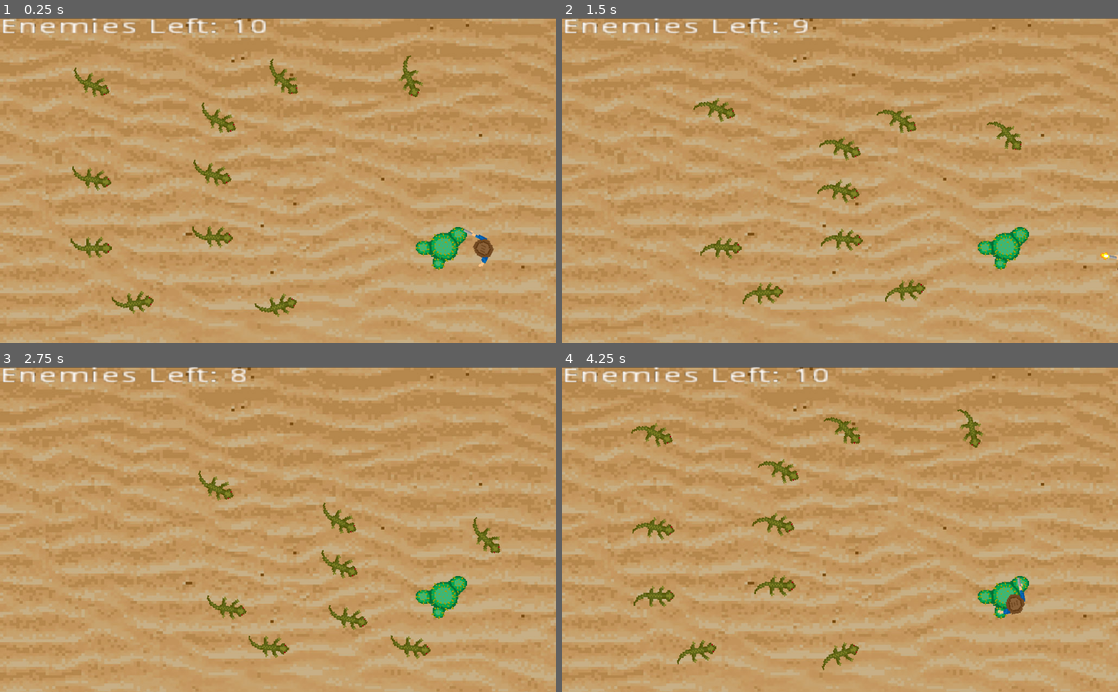
Above: before the commit, frames 1-4 (two rows, left to right).
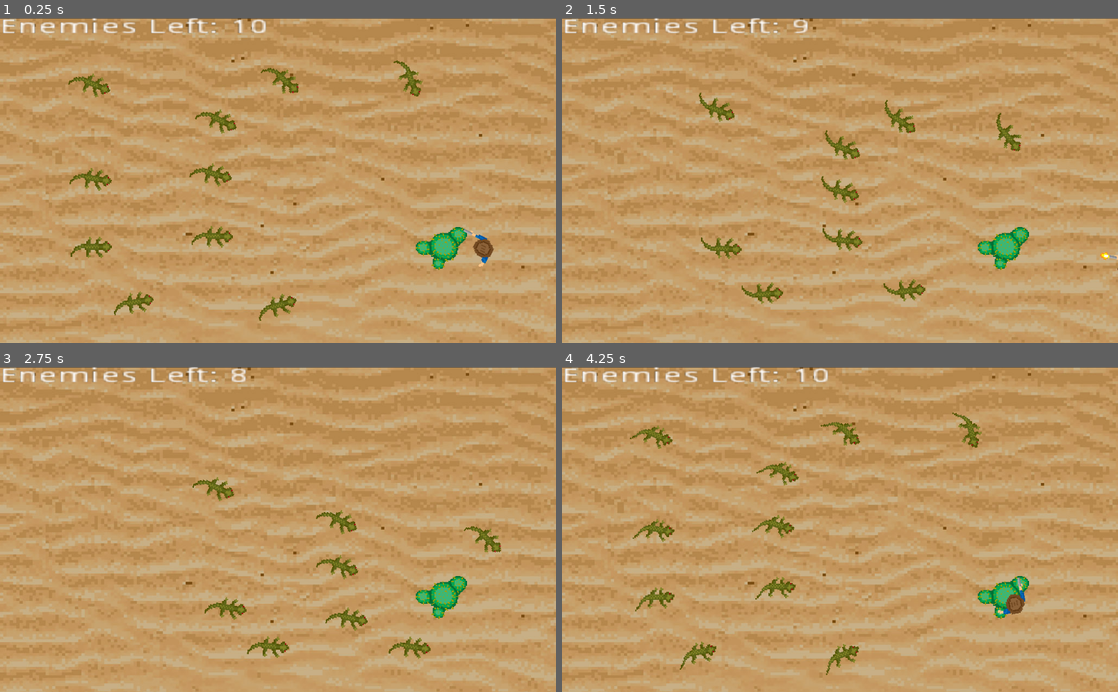
Above: after the commit, the same moments.

Repository: d01000100/rocking_lizard_fandango
Game: Godot game, scene res://World.tscn
Two runs of this game, one before a commit and one after it. Both use one fixed random seed, a clock stepped at 60 frames per second and the inputs below.
Inputs (mouse positions are in pixels of both pictures, inside the frame that each line leads up to):
- Up to frame 1 (0.25 s): no input
- Up to frame 2 (1.5 s): move the mouse to (962, 164) at 0.52 s; hold D (move_right) 0.53-1.28 s; click (962, 164) at 0.6 s; move the mouse to (728, 196) at 1.27 s; hold S (move_down) from 1.28 s (still down); click (728, 196) at 1.35 s
- Up to frame 3 (2.75 s): move the mouse to (333, 458) at 2.02 s; release S (move_down) at 2.03 s; hold D (move_right) from 2.03 s (still down); click (333, 458) at 2.1 s
- Up to frame 4 (4.25 s): move the mouse to (812, 594) at 2.77 s; release D (move_right) at 2.78 s; hold W (move_up) 2.78-3.53 s; click (812, 594) at 2.85 s; move the mouse to (1006, 578) at 3.52 s; hold A (move_left) from 3.53 s (still down); click (1006, 578) at 3.6 s

The runs differ from the first frame. In frame 1, 1.4% of the frame differs, in the area x 12-77%, y 11-94%; in frame 2, 1.3%; in frame 3, 1.2%; in frame 4, 1.5%, in the area x 12-76%, y 13-95%.

Commit message:
Adds directories per "Object"

Diff:
--- a/Enemy.tscn
+++ b/Enemy/Enemy.tscn
@@ -1,6 +1,6 @@
 [gd_scene load_steps=8 format=2]
 
-[ext_resource path="res://Enemy.gd" type="Script" id=1]
+[ext_resource path="res://Enemy/Enemy.gd" type="Script" id=1]
 [ext_resource path="res://Assets/lizard_sprite1.png" type="Texture" id=2]
 [ext_resource path="res://Assets/lizard_sprite2.png" type="Texture" id=3]
 [ext_resource path="res://Assets/lizard_sprite3.png" type="Texture" id=4]
@@ -32,7 +32,6 @@
 rotation = 1.5708
 scale = Vector2( 2.20281, 2.20281 )
 frames = SubResource( 2 )
-frame = 5
 playing = true
 
 [node name="Timer" type="Timer" parent="."]
--- a/EnemyFactory.gd
+++ b/Enemy/EnemyFactory.gd
@@ -3,7 +3,7 @@
 # Declare member variables here. Examples:
 # var a = 2
 # var b = "text"
-var enemyScene = preload("res://Enemy.tscn")
+var enemyScene = preload("res://Enemy/Enemy.tscn")
 var JSONLoader
 
 # Enemy "Factory". It recieves a map with "x" and "y" values
--- a/Player.gd
+++ b/Player/Player.gd
@@ -11,7 +11,7 @@
 # moves.
 func initFromJSON():
 	JSONLoader = get_node("/root/JSONLoader")
-	var things = JSONLoader.LoadJSON("data.json")
+	var things = JSONLoader.LoadJSON("config/player.json")
 	if (!things):
 		print("Error reading JSON")
 		return false
--- a/Player.tscn
+++ b/Player/Player.tscn
@@ -1,6 +1,6 @@
 [gd_scene load_steps=5 format=2]
 
-[ext_resource path="res://Player.gd" type="Script" id=1]
+[ext_resource path="res://Player/Player.gd" type="Script" id=1]
 [ext_resource path="res://Assets/cowboy.png" type="Texture" id=2]
 [ext_resource path="res://Assets/cowboy_fire.png" type="Texture" id=3]
 
--- a/World.tscn
+++ b/World.tscn
@@ -1,8 +1,8 @@
 [gd_scene load_steps=6 format=2]
 
-[ext_resource path="res://EnemyFactory.gd" type="Script" id=1]
-[ext_resource path="res://Player.tscn" type="PackedScene" id=2]
-[ext_resource path="res://EnemiesLeft.gd" type="Script" id=3]
+[ext_resource path="res://Enemy/EnemyFactory.gd" type="Script" id=1]
+[ext_resource path="res://Player/Player.tscn" type="PackedScene" id=2]
+[ext_resource path="res://Enemy/EnemiesLeft.gd" type="Script" id=3]
 [ext_resource path="res://Assets/desert_background.jpg" type="Texture" id=4]
 [ext_resource path="res://Assets/cactus.png" type="Texture" id=5]
 
Renamed: EnemiesLeft.gd -> Enemy/EnemiesLeft.gd
Renamed: Enemy.gd -> Enemy/Enemy.gd
Renamed: data.json -> config/player.json
Binary file removed: icon.png
Binary file removed: soldier.png
Binary file removed: zombie.png
